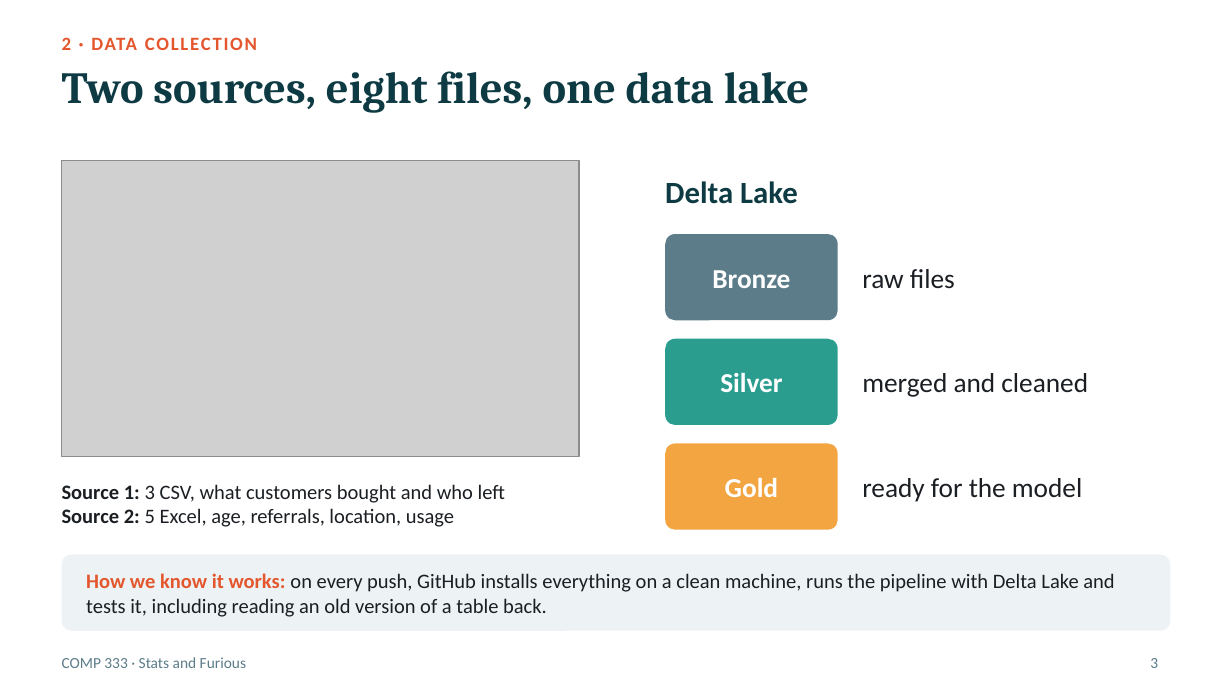
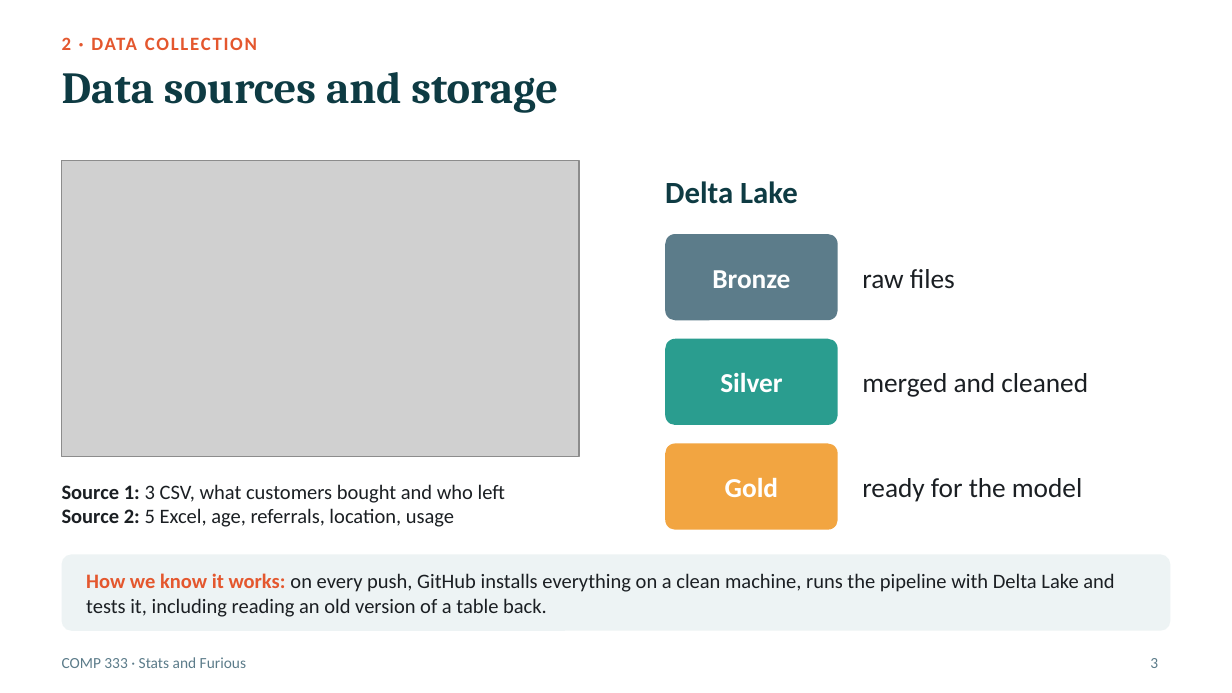
Before and after one commit to Peter7168/comp333-telco-churn, a slide deck: slide 3 of presentation/COMP333_Presentation.pptx. Drawn at 1232x693 pixels with LibreOffice and Linux fonts; fonts in the diff are those of the drawing; grey boxes stand for pictures. Boxes give left, top, right and bottom in pixels: in the first picture for what was removed or moved away, otherwise in the second. Text is boxed around its words. In the diff, an @@ line names an element or a change of style, - is before the commit and + after.

Commit message:
Simplify slide titles

```diff
--- a/presentation/COMP333_Presentation.pptx
+++ b/presentation/COMP333_Presentation.pptx
@@ title at box(62, 72, 558, 113): text changed @@
-Two sources, eight files, one data lake
+Data sources and storage
```
Also in this commit, not shown: 8 other slides changed.
